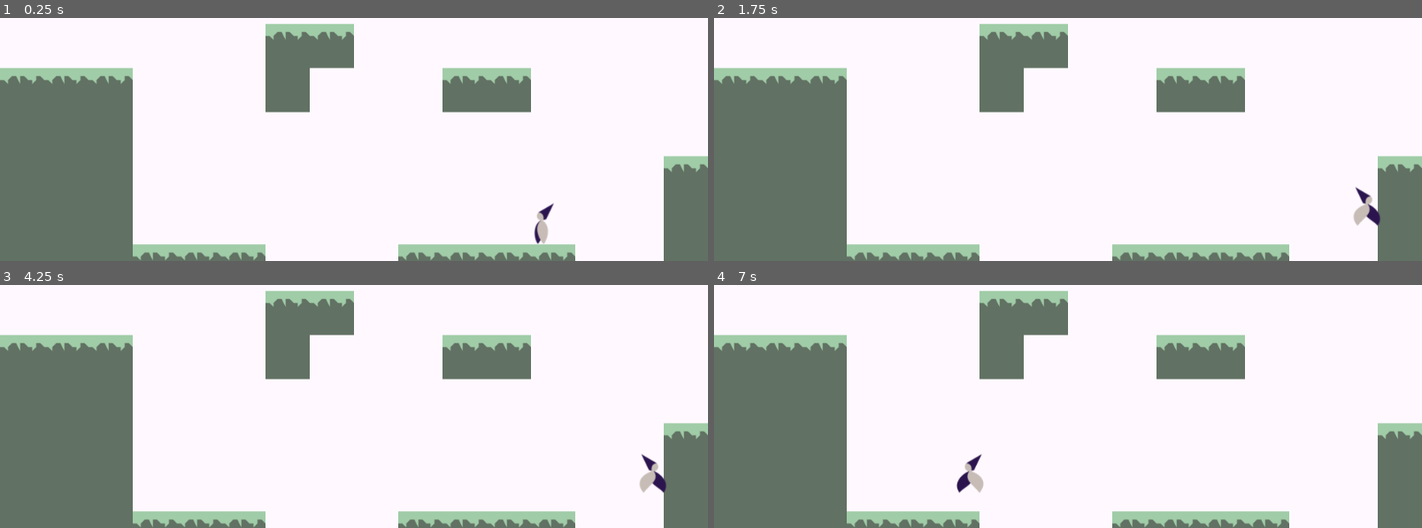
Above: before the commit, frames 1-4 (two rows, left to right).
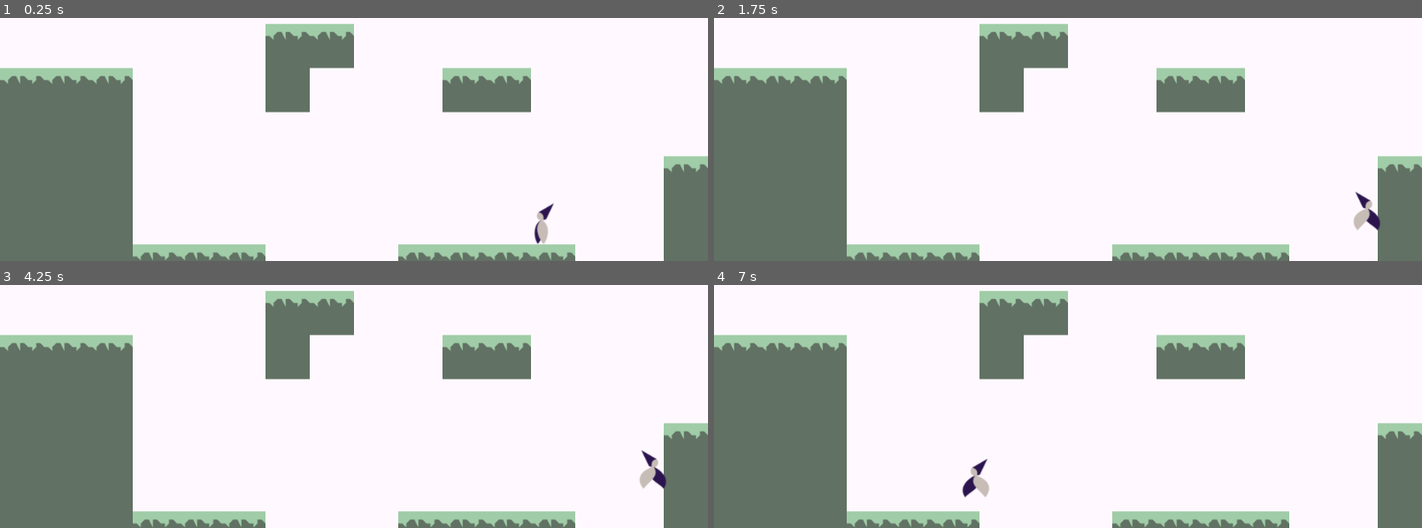
Above: after the commit, the same moments.

Repository: JacksonElia/Gravity_Game
Game: Godot game, scene res://World.tscn
Two runs of this game, one before a commit and one after it. Both use one fixed random seed, a clock stepped at 60 frames per second and the inputs below.
Inputs:
- Up to frame 1 (0.25 s): no input
- Up to frame 2 (1.75 s): tap Enter at 0.5 s; hold D (move_right) from 0.53 s (still down); tap W (jump) at 0.77, 1.52 s; tap Space at 1.25 s
- Up to frame 3 (4.25 s): release D (move_right) at 2.03 s; hold A (move_left) 2.03-2.78 s; tap Enter at 2.75 s; hold D (move_right) from 2.78 s (still down); tap W (jump) at 3.02, 3.77 s; tap Space at 3.5 s
- Up to frame 4 (7 s): release D (move_right) at 4.28 s; hold A (move_left) 4.28-5.03 s; tap W (jump) at 4.52, 6.02, 6.77 s; tap Enter at 5 s; hold D (move_right) 5.03-5.78 s; tap Space at 5.75 s; hold A (move_left) from 5.78 s (still down)

The runs differ from the first frame. In frame 2, 0.3% of the frame differs, in the area x 90-95%, y 69-88%; in frame 3, 0.2%; in frame 4, 0.4%, in the area x 34-39%, y 69-88%.

Commit message:
Revert "Make gravity direction variable"
This reverts commit ef81e3c31d546f1eb084e88da0a9c45af6f1c48c.

Diff:
--- a/godot test/Player.gd
+++ b/godot test/Player.gd
@@ -11,7 +11,6 @@
 var y_velo = 0
 var x_velo = 0
 var facing_right = false
-var gravity_dir = [0, 1]
 
 func _physics_process(delta):
 	var move_dir = 0
@@ -21,17 +20,16 @@
 		move_dir -= 1
 	x_velo = move_dir * MOVE_SPEED
 
+	move_and_slide(Vector2(x_velo, y_velo), Vector2(0, -1))
+
 	var grounded = is_on_floor()
-	y_velo += gravity_dir[1] * GRAVITY
-	x_velo += gravity_dir[0] * GRAVITY
+	y_velo += GRAVITY
 	if grounded and Input.is_action_just_pressed("jump"):
 		y_velo = -JUMP_FORCE
 	if grounded and y_velo >= 0:
 		y_velo = 5
 	if y_velo > MAX_FALL_SPEED:
 		y_velo = MAX_FALL_SPEED
-
-	move_and_slide(Vector2(x_velo, y_velo), Vector2(0, -1))
 
 	if facing_right and move_dir < 0:
 		flip()
